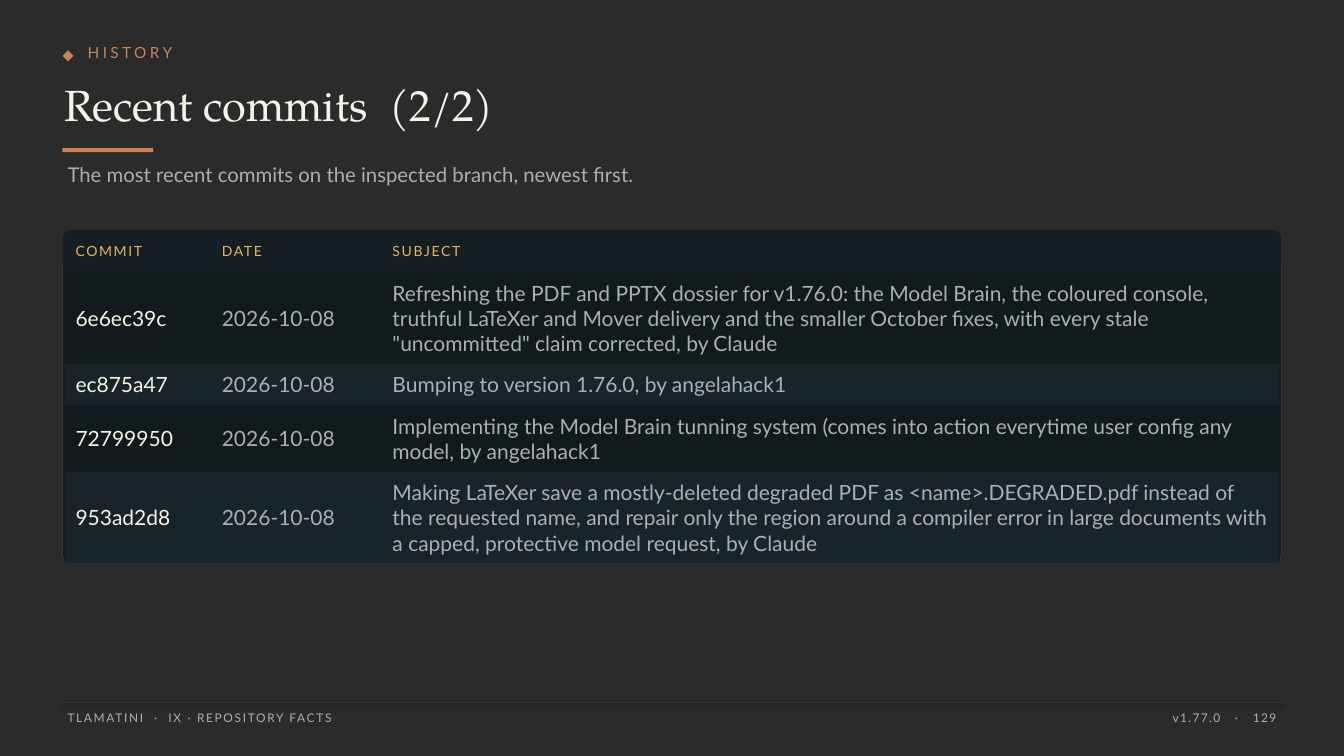
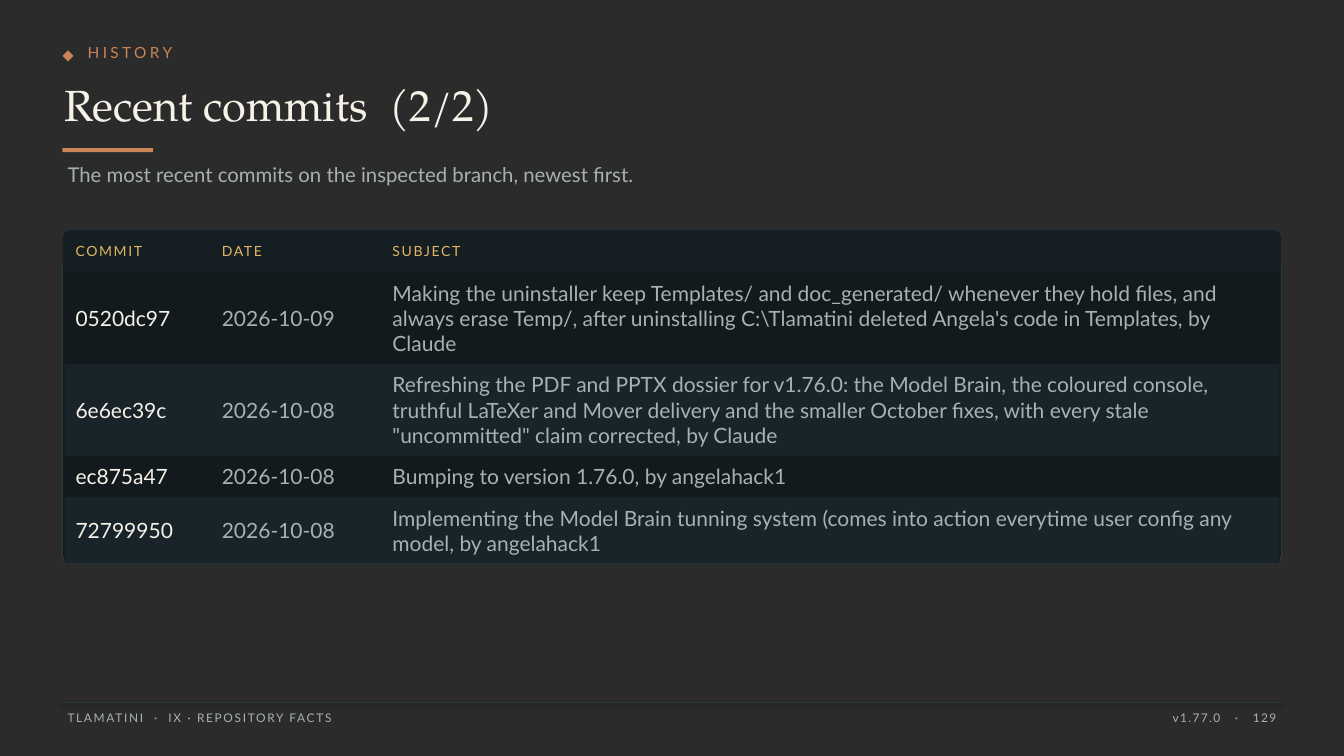
Before and after one commit to XAIHT/Tlamatini, a slide deck: slide 129 of Tlamatini_eXtended_Artificial_Intelligence_Humanly_Tempered.pptx. Drawn at 1344x756 pixels with LibreOffice and Linux fonts; fonts in the diff are those of the drawing; background and template pictures are left out; a plain dark background stands for a picture behind light text. Boxes give left, top, right and bottom in pixels: in the first picture for what was removed or moved away, otherwise in the second. Text is boxed around its words. In the diff, an @@ line names an element or a change of style, - is before the commit and + after.

```diff
--- a/Tlamatini_eXtended_Artificial_Intelligence_Humanly_Tempered.pptx
+++ b/Tlamatini_eXtended_Artificial_Intelligence_Humanly_Tempered.pptx
@@ text added at (392,285,1217,351), 15 pt, text #A7B2B0 @@
+Making the uninstaller keep Templates/ and doc_generated/ whenever they hold files, and always erase Temp/, after uninstalling C:\Tlamatini deleted Angela's code in Templates, by Claude
@@ text added at (76,310,171,326), 15 pt, text #F7F2E8 @@
+0520dc97
@@ text at (222,311,335,326): text changed @@
-2026-10-08
+2026-10-09
@@ rectangle: place and size @@
-rectangle at (65,364,1279,405)
+rectangle at (65,364,1279,456)
@@ text "2026-10-08": place and size @@
-text "2026-10-08" at (222,377,335,392)
+text "2026-10-08" at (222,403,335,418)
@@ text "2026-10-08": place and size @@
-text "2026-10-08" at (222,431,335,446)
+text "2026-10-08" at (222,469,335,484)
@@ rectangle: place and size @@
-rectangle at (65,472,1279,564)
+rectangle at (65,497,1279,564)
@@ text removed at (76,509,171,525) @@
-953ad2d8
@@ text "2026-10-08": place and size @@
-text "2026-10-08" at (222,510,335,525)
+text "2026-10-08" at (222,523,335,538)
@@ 6 texts: place and size @@
-6 texts at (76,285,1232,463)
+6 texts at (76,376,1232,555)
@@ text removed at (392,484,1267,555) @@
-Making LaTeXer save a mostly-deleted degraded PDF as <name>.DEGRADED.pdf instead of the requested name, and repair only the region around a compiler error in large documents with a capped, protective model request, by Claude
```
Also in this commit, not shown: 44 other slides changed, 5 other files.
